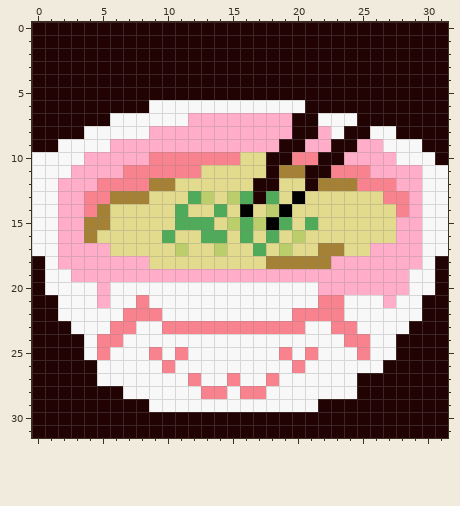
A pixel-art sprite gets an edit: textures/uwucat.png. Above, as it was before the edit.
The file is 32x32 pixels. Pixels under 10% opacity are left out.
After:
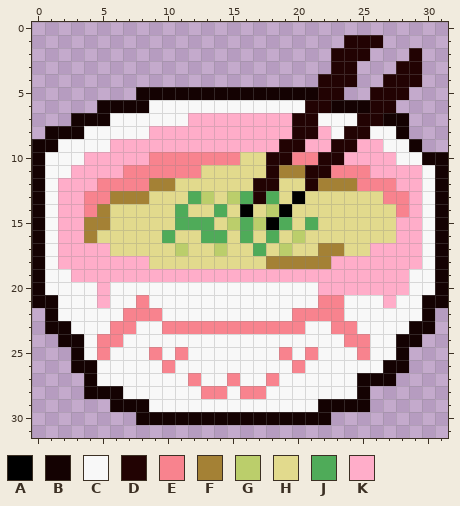
Palette (. is transparent): A #000000  B #140202  C #f8f8f8  D #220303  E #f8838e  F #a48135  G #bbce6b  H #e2da8d  J #4fab59  K #ffadc9
Edits made:
The author changed colour C to colour B in row 9 at x 29; in row 10 at x 0 and 30; in rows 11 to 17 at x 0 and 31.
The author changed colour D to colour B in row 5 at x 8 to 21; in row 6 at x 5 to 8 and 23 to 25; in row 7 at x 3 to 5 and 27 to 28; in row 8 at x 1 to 3 and 28; in row 9 at x 0 to 1; in row 10 at x 31.
The author changed colour D to colour B in rows 18 to 20 at x 0 and 31; in row 21 at x 0 to 1 and 30 to 31; in row 22 at x 1 and 30; in row 23 at x 1 to 2 and 29 to 30; in row 24 at x 2 to 3 and 28 to 29; in row 25 at x 3 and 28.
The author changed colour D to colour B in row 26 at x 3 to 4 and 27 to 28; in row 27 at x 4 and 25 to 27; in row 28 at x 4 to 6 and 25; in row 29 at x 6 to 8 and 22 to 25; in row 30 at x 8 to 22.
Colour D is removed in row 0 at x 0 to 31; in row 1 at x 0 to 23 and 27 to 31; in row 2 at x 0 to 22, 26 to 28 and 30 to 31; in row 3 at x 0 to 22, 25 to 27 and 30 to 31; in row 4 at x 0 to 21, 25 to 26 and 30 to 31; in row 5 at x 0 to 7, 24 to 25 and 29 to 31.
Colour D is removed in row 6 at x 0 to 4 and 28 to 31; in row 7 at x 0 to 2 and 29 to 31; in row 8 at x 0 and 29 to 31; in row 9 at x 30 to 31; in rows 22 to 23 at x 0 and 31; in row 24 at x 0 to 1 and 30 to 31.
Colour D is removed in rows 25 to 26 at x 0 to 2 and 29 to 31; in row 27 at x 0 to 3 and 28 to 31; in row 28 at x 0 to 3 and 26 to 31; in row 29 at x 0 to 5 and 26 to 31; in row 30 at x 0 to 7 and 23 to 31; in row 31 at x 0 to 31.
